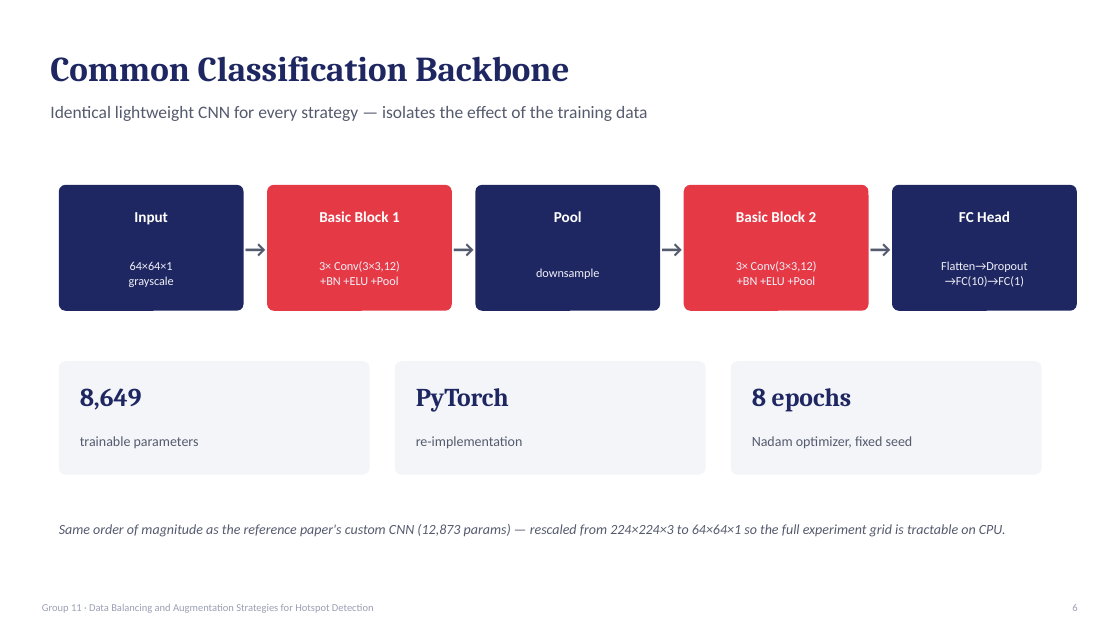
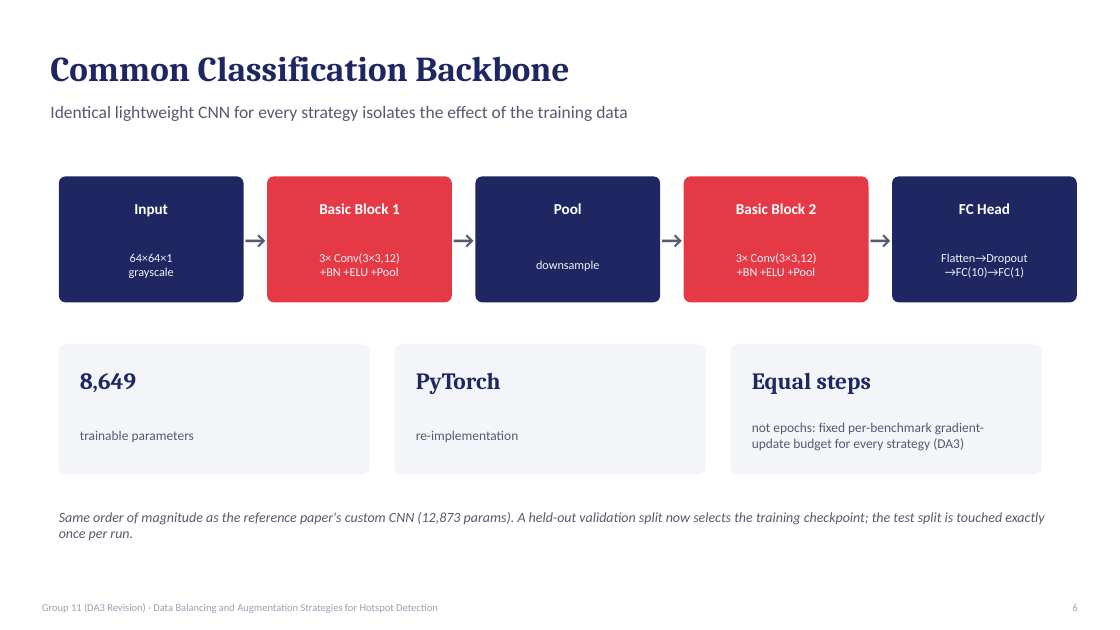
Before and after one commit to Nukebyt/Data-Balancing-For-Hotspot-Detection, a slide deck: slide 6 of report/slides.pptx. Drawn at 1120x630 pixels with LibreOffice and Linux fonts; fonts in the diff are those of the drawing. Boxes give left, top, right and bottom in pixels: in the first picture for what was removed or moved away, otherwise in the second. Text is boxed around its words. In the diff, an @@ line names an element or a change of style, - is before the commit and + after.

Commit message:
DA3 revision: fair training protocol overturns DA2 conclusions
Addresses all Group 11 feedback plus common-to-all-groups feedback:

- Validation split (15%, fixed seed) carved from training data only;
  checkpoint selection on validation, test touched exactly once.
- Equalised gradient-update steps per benchmark (not epochs), removing
  the confound where RUS's smaller resampled set meant far fewer
  actual updates than ROS/ROS+Aug under the old fixed-epoch protocol.
- Main grid now runs 3 seeds (42/123/2024) with paired significance
  testing (t-test + Wilcoxon); ratio ablation re-run under the same
  corrected protocol.
- PR-AUC added as a threshold-free companion metric to every run.
- Two new combined-strategy variants (combo_mild, combo_batch_aug).
- Physical justification for flip/rotation augmentation (Manhattan
  geometry closure + local lithography-diffraction-physics argument).
- Mechanistic learning-curve analysis explaining why RUS appeared to
  fail in DA2 (training-protocol artifact) and what its real,
  narrower weakness actually is (PR-AUC/calibration, not detection).
- Literature review expanded from 9 to 40 web-verified references, all
  cited in text; new section comparing against published ICCAD-12
  results.
- Headline finding: under the corrected protocol, no strategy's
  balanced accuracy is statistically distinguishable from any other's;
  PR-AUC recovers real, significant differences instead.

Deliverables: revised report.tex/PDF (12pp, IEEE double-column),
G11_DA3_SingleColumn.docx and G11_DA3_DoubleColumn.docx (built via a
pandoc-based pipeline, report/build_docx.py), updated 17-slide deck,
full experiment results/figures, and DA2 results archived for
before/after comparison. Report prose also passed through a dash/
AI-tell cleanup pass.

```diff
--- a/report/slides.pptx
+++ b/report/slides.pptx
@@ text at (x1=50, y1=106, x2=627, y2=121): text changed @@
-Identical lightweight CNN for every strategy — isolates the effect of the training data
+Identical lightweight CNN for every strategy isolates the effect of the training data
@@ 14 texts, 5 rounded rectangles moved together from (x1=59, y1=185, x2=1077, y2=311) to (x1=59, y1=176, x2=1077, y2=302) @@
@@ rounded rectangle resized from (x1=59, y1=361, x2=370, y2=475) to (x1=59, y1=344, x2=370, y2=475) @@
@@ text "8,649" moved from (x1=80, y1=388, x2=142, y2=410) to (x1=80, y1=373, x2=136, y2=392) @@
@@ text "8,649" at (x1=80, y1=373, x2=136, y2=392): size 22 to 20 pt @@
@@ proportions changed in 3 elements at (x1=59, y1=344, x2=370, y2=475), (x1=731, y1=344, x2=1042, y2=475), (x1=395, y1=344, x2=706, y2=475) @@
@@ rounded rectangle resized from (x1=395, y1=361, x2=706, y2=475) to (x1=395, y1=344, x2=706, y2=475) @@
@@ text "PyTorch" moved from (x1=416, y1=388, x2=509, y2=412) to (x1=416, y1=373, x2=501, y2=393) @@
@@ text "PyTorch" at (x1=416, y1=373, x2=501, y2=393): size 22 to 20 pt @@
@@ rounded rectangle resized from (x1=731, y1=361, x2=1042, y2=475) to (x1=731, y1=344, x2=1042, y2=475) @@
@@ text at (x1=752, y1=373, x2=871, y2=393): text changed; size 22 to 20 pt @@
-8 epochs
+Equal steps
@@ text "trainable parameters" at (x1=80, y1=431, x2=194, y2=442): size 12 to 11.5 pt @@
@@ text "re-implementation" at (x1=416, y1=430, x2=519, y2=442): size 12 to 11.5 pt @@
@@ text at (x1=752, y1=422, x2=984, y2=451): text changed; size 12 to 11.5 pt @@
-Nadam optimizer, fixed seed
+not epochs: fixed per-benchmark gradient-update budget for every strategy (DA3)
@@ text at (x1=59, y1=512, x2=1044, y2=540): text changed @@
-Same order of magnitude as the reference paper's custom CNN (12,873 params) — rescaled from 224×224×3 to 64×64×1 so the full experiment grid is tractable on CPU.
+Same order of magnitude as the reference paper's custom CNN (12,873 params). A held-out validation split now selects the training checkpoint; the test split is touched exactly once per run.
@@ text at (x1=42, y1=603, x2=438, y2=613): text changed @@
-Group 11 · Data Balancing and Augmentation Strategies for Hotspot Detection
+Group 11 (DA3 Revision) · Data Balancing and Augmentation Strategies for Hotspot Detection
```
Also in this commit, not shown: 10 other slides changed, 6 slides added, 4 slides removed, 43 other files.
